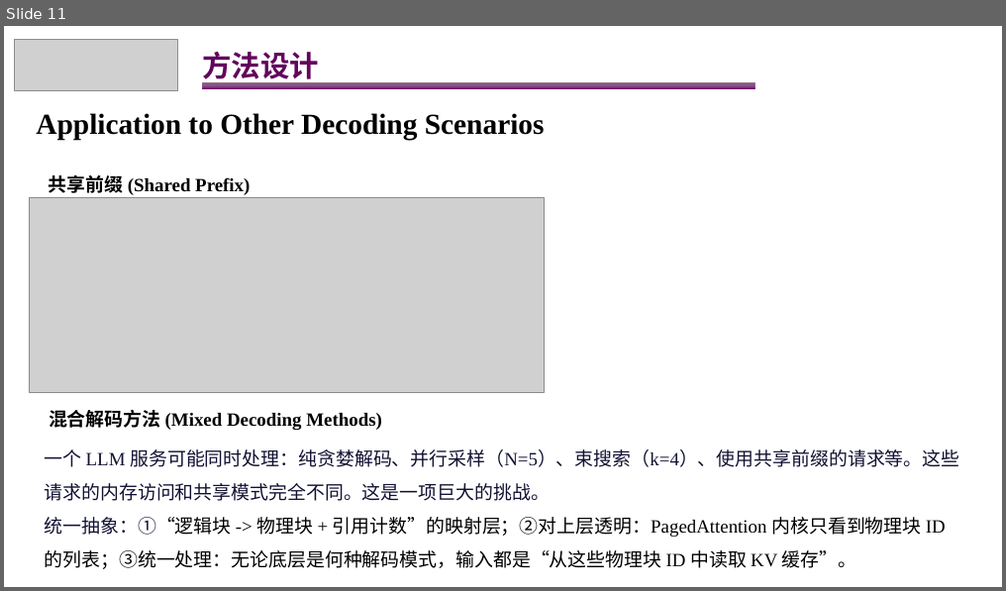
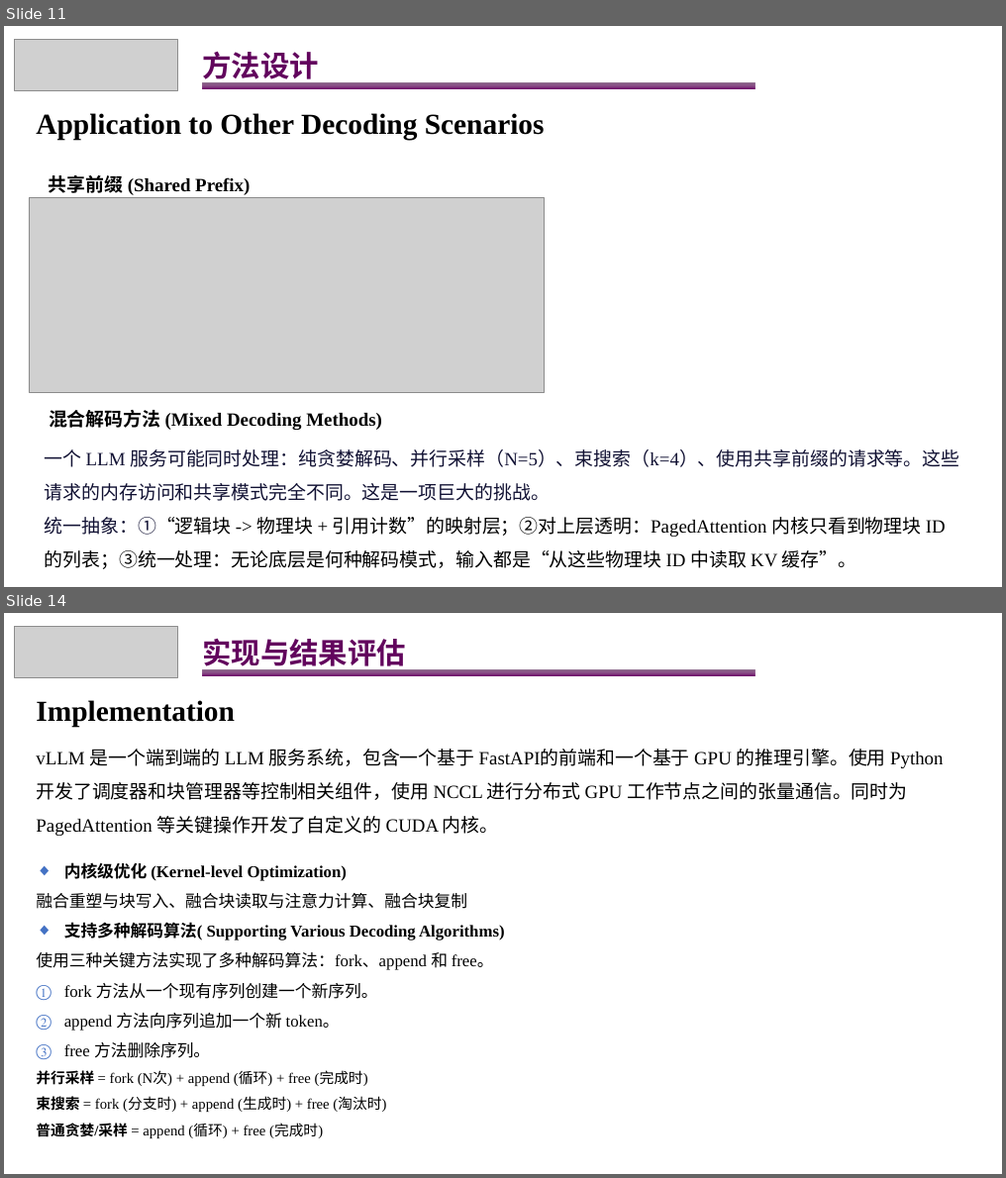
Before and after one commit to lingebeng/Paper-Reading, a slide deck: AI-Infra/vLLM/vllm-PageAttention.pptx. Shown one above the other, each under a label of ours: slide 11 before the commit, slides 11 and 14 after it; the slides between them are not shown. The pictures are 1006x591 and 1006x1178 pixels, drawn with LibreOffice and Linux fonts; fonts in the diff are those of the drawing; grey boxes stand for pictures. Boxes give left, top, right and bottom in pixels: in the first picture for what was removed or moved away, otherwise in the second. Text is boxed around its words. In the diff, an @@ line names an element or a change of style, - is before the commit and + after.

Commit message:
[feat] 完成方法设计的解读，并概要了实验与结果评估

```diff
--- a/AI-Infra/vLLM/vllm-PageAttention.pptx
+++ b/AI-Infra/vLLM/vllm-PageAttention.pptx
@@ slide 14 added at [4,613,1002,1174], background #FFFFFF @@
@@ picture added at [15,626,177,677] @@
@@ text added at [202,638,406,671], 28 pt, text #62055D, bold @@
+实现与结果评估
@@ rectangle added at [202,669,754,676], fill gradient #3E003C to #590055 to #690064 @@
@@ text added at [36,700,235,727], 28 pt, text #000000, bold @@
+Implementation
@@ text added at [36,749,944,836], 18 pt, text #000000 @@
+vLLM 是一个端到端的 LLM 服务系统，包含一个基于 FastAPI的前端和一个基于 GPU 的推理引擎。使用 Python 开发了调度器和块管理器等控制相关组件，使用 NCCL 进行分布式 GPU 工作节点之间的张量通信。同时为 PagedAttention 等关键操作开发了自定义的 CUDA 内核。
@@ text added at [36,862,505,1139], 16 pt, text #000000 @@
+◆ 内核级优化 (Kernel-level Optimization)
+融合重塑与块写入、融合块读取与注意力计算、融合块复制
+◆ 支持多种解码算法( Supporting Various Decoding Algorithms)
+使用三种关键方法实现了多种解码算法：fork、append 和 free。
+1. fork 方法从一个现有序列创建一个新序列。
+2. append 方法向序列追加一个新 token。
+3. free 方法删除序列。
+并行采样 = fork (N次) + append (循环) + free (完成时)
+束搜索 = fork (分支时) + append (生成时) + free (淘汰时)
+普通贪婪/采样 = append (循环) + free (完成时)
```
Also in this commit, not shown: 5 slides changed, 2 other slides added.
